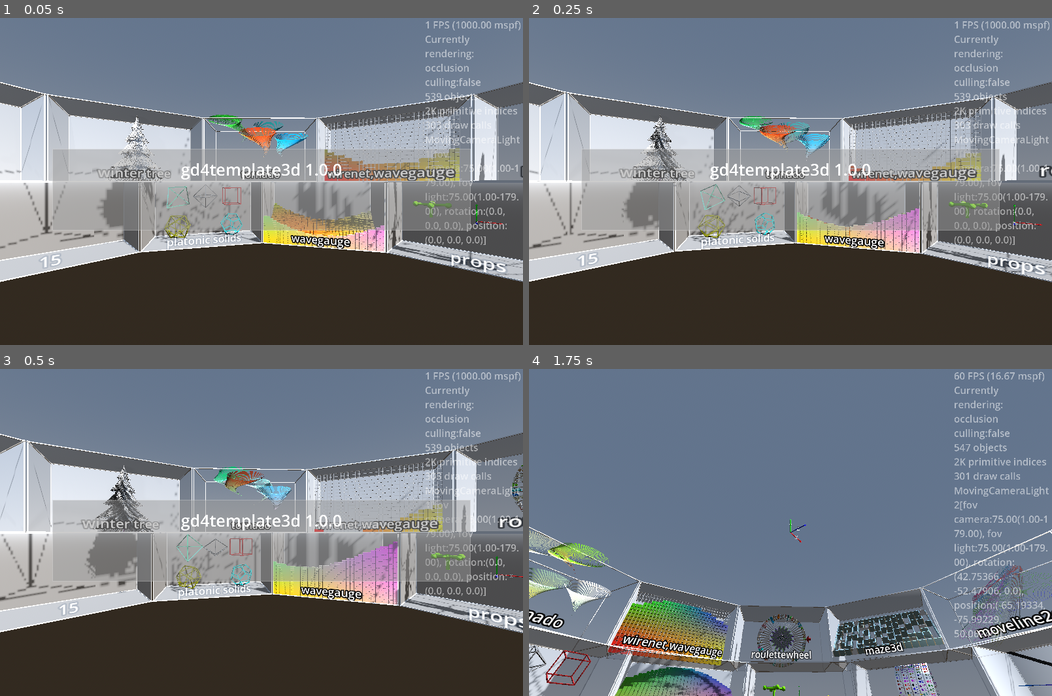
Above: before the commit, frames 1-4 (two rows, left to right).
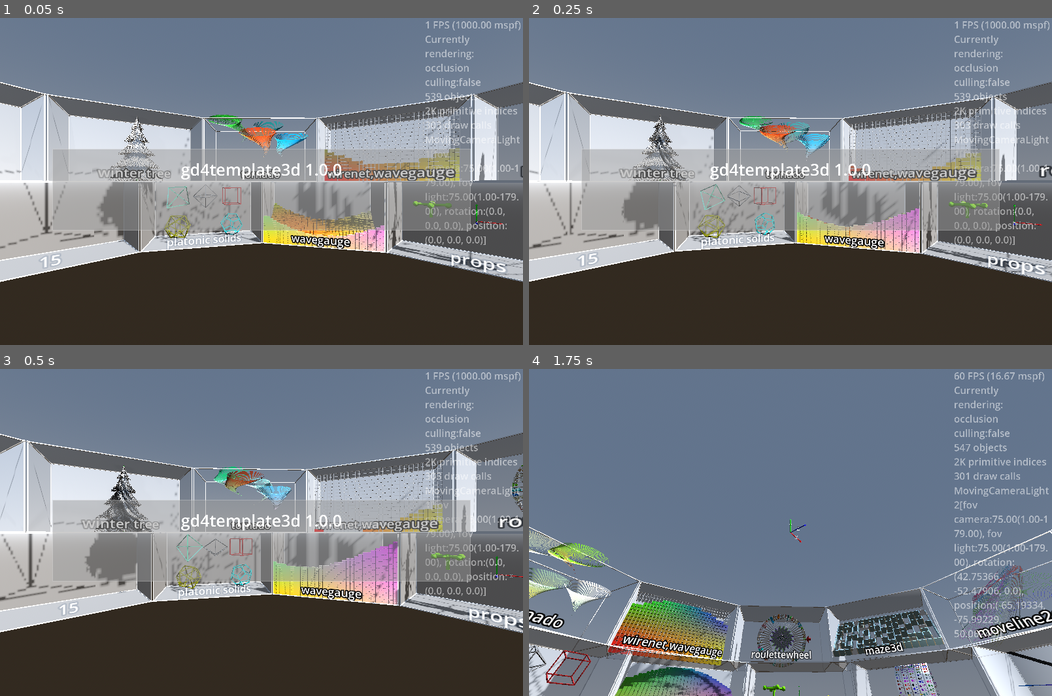
Above: after the commit, the same moments.

Repository: kasworld/gd4template3d
Game: Godot game, scene res://main.tscn
Same seed, same stepped clock (60 frames per second), same inputs: the game is played once before the commit and once after it.
Inputs (mouse positions are in pixels of both pictures, inside the frame that each line leads up to):
- Up to frame 1 (0.05 s): no input
- Up to frame 2 (0.25 s): no input
- Up to frame 3 (0.5 s): no input
- Up to frame 4 (1.75 s): tap Enter at 0.5 s; move the mouse to (905, 516) at 0.52 s; hold Right 0.53-1.28 s; tap Q at 0.6 s; click (905, 516) at 0.67 s; move the mouse to (685, 548) at 1.27 s; hold Down from 1.28 s (still down); tap E at 1.35 s

The runs differ from the first frame. In frame 1, 0.6% of the frame differs, in the area x 18-32%, y 29-69%; in frame 2, 0.6%; in frame 3, 0.7%, in the area x 16-30%, y 29-66%; in frame 4, nothing differs.

Commit message:
update MultiMeshShape LineTree AnimateGradient line_tree_demo

Diff:
--- a/lib/animate_gradient.gd
+++ b/lib/animate_gradient.gd
@@ -3,24 +3,14 @@
 static func random_color() -> Color:
 	return NamedColorList.color_list.pick_random()[0]
 
-var random_fn :Callable
-
-func _init(random_fn_a :Callable = random_color) -> void:
-	set_random_fn(random_fn_a)
-	color_list = [random_fn.call(),random_fn.call(),random_fn.call(),random_fn.call()]
-
-func set_random_fn(random_fn_a :Callable) -> AnimateGradient:
-	random_fn = random_fn_a
-	return self
-
-var color_list :Array
+var color_list := [random_color(),random_color(),random_color(),random_color()]
 var color_rate :float
 
 func inc_rate(v :float = 1.0/60.0) -> void:
 	color_rate += v
 	if color_rate >= 1:
 		color_rate = 0
-		color_list = [color_list[1], random_fn.call(), color_list[3], random_fn.call()]
+		color_list = [color_list[1], random_color(), color_list[3], random_color()]
 
 func get_color1() -> Color:
 		return lerp(color_list[0], color_list[1],color_rate)
--- a/line_tree/line_tree.gd
+++ b/line_tree/line_tree.gd
@@ -1,6 +1,5 @@
 extends Node3D
 class_name LineTree
-
 
 func get_lines() -> MultiMeshShape:
 	return $Lines
@@ -13,7 +12,7 @@
 	$Lines.set_gradient_color_all(co1,co2)
 	return self
 
-func init(h :float, w :float, y_count :int, line_width :float = 0.5, stage_count :int=5) -> LineTree:
+func init(mesh :Mesh, h :float, w :float, y_count :int, w_branch_density :float = PI, line_width :float = 0.5, stage_count :int=5) -> LineTree:
 	$"중심기둥".mesh.top_radius = w/1000
 	$"중심기둥".mesh.bottom_radius = w/100
 	$"중심기둥".mesh.height = h
@@ -24,8 +23,8 @@
 		var y := y_step * yi
 		var rate := 1-float(yi) / float(y_count)
 		var r :float= lerp(w/100, w/2, rate ) + fposmod(rate*h, h/stage_count)*rate
-		lines.append_array(make_lines(y, y_step, w*1.5*(rate+0.1), 10*rate,r))
-	$Lines.multi_line_by_pos(lines, line_width, Color.WHITE)
+		lines.append_array(make_lines(y, y_step, w*w_branch_density*(rate+0.1), 10*rate, r))
+	$Lines.multi_mesh_line_by_pos(mesh, lines, line_width, Color.WHITE)
 	return self
 
 func make_lines(start_y :float, y_step :float, count :int, h :float, r :float) -> Array:
--- a/main.gd
+++ b/main.gd
@@ -98,23 +98,31 @@
 func random_color() -> Color:
 	return NamedColorList.color_list.pick_random()[0]
 
-var line_tree :LineTree
 func line_tree_demo(glasscabinet :GlassCabinet, labeltext :String = "") -> void:
 	if labeltext != "":
 		glasscabinet.set_label_text(labeltext)
+	var bmesh := BoxMesh.new()
+	bmesh.size = Vector3(1,0.2,1)
+	#var bmesh := CylinderMesh.new()
+	#bmesh.height = 0.2
+	#bmesh.rings = 1
+	#bmesh.radial_segments = 8
 	line_tree = preload("res://line_tree/line_tree.tscn").instantiate(
-		).init(WorldSize.y, WorldSize.z/2, WorldSize.y).set_center_color(random_color())
+		).init(bmesh, WorldSize.y, WorldSize.z/2, 100, PI/2, 1.0,
+		).set_center_color(Color.GREEN)
 	glasscabinet.add_child(line_tree)
 	line_tree.position.y = -WorldSize.y/2
 	line_tree_inst_index = line_tree.make_index_array()
 
+var line_tree :LineTree
 enum AniDir { Up, Down, Left , Right }
 var line_tree_inst_index :Array
 var color_fn_args := ShuffleIter.new( [[0],[1],[2],[0,1],[1,2],[2,0], [0,1,2]] )
 var color_fn :Callable = RandomColor.pure_color
 var ani_dir_data := ShuffleIter.new( [AniDir.Up, AniDir.Down, AniDir.Left , AniDir.Right] )
 var change_count := 0
-func linetree_color_animate() -> void:
+func linetree_animate(delta :float) -> void:
+	line_tree.rotate_y(delta)
 	var lines :MultiMeshShape = line_tree.get_lines()
 	var co :Color = color_fn.call(color_fn_args.get_current())
 	var ani_ended :bool = false
@@ -534,8 +542,7 @@
 	for mt in meshtrail_list:
 		mt.move_trail(delta, bounce_fn, trailmesh_radius, 4*PI,)
 	tornado_animate()
-	line_tree.rotate_y(delta)
-	linetree_color_animate()
+	linetree_animate(delta)
 	$GlassCabinetContainer1.rotate_y(delta/10)
 	$GlassCabinetContainer2.rotate_y(-delta/10)
 	platonic_solids_animation.handle_animation()
--- a/multi_mesh_shape/multi_mesh_shape.gd
+++ b/multi_mesh_shape/multi_mesh_shape.gd
@@ -95,7 +95,10 @@
 	return self
 
 func multi_line_by_pos(pos_list:Array, wire_width :float, co :Color, alpha :float = 1.0) -> MultiMeshShape:
-	init_with_alpha(BoxMesh.new(), pos_list.size(), alpha, false)
+	return multi_mesh_line_by_pos(BoxMesh.new(), pos_list, wire_width, co, alpha)
+
+func multi_mesh_line_by_pos(mesh :Mesh, pos_list:Array, wire_width :float, co :Color, alpha :float = 1.0) -> MultiMeshShape:
+	init_with_alpha(mesh, pos_list.size(), alpha, false)
 	set_color_all(co)
 	for i in pos_list.size():
 		var p1 :Vector3 = pos_list[i][0]
@@ -108,6 +111,7 @@
 		t = t.scaled_local(wire_scale)
 		multimesh.set_instance_transform(i,t)
 	return self
+
 
 const CubePoints := [
 	Vector3(1,1,1),
